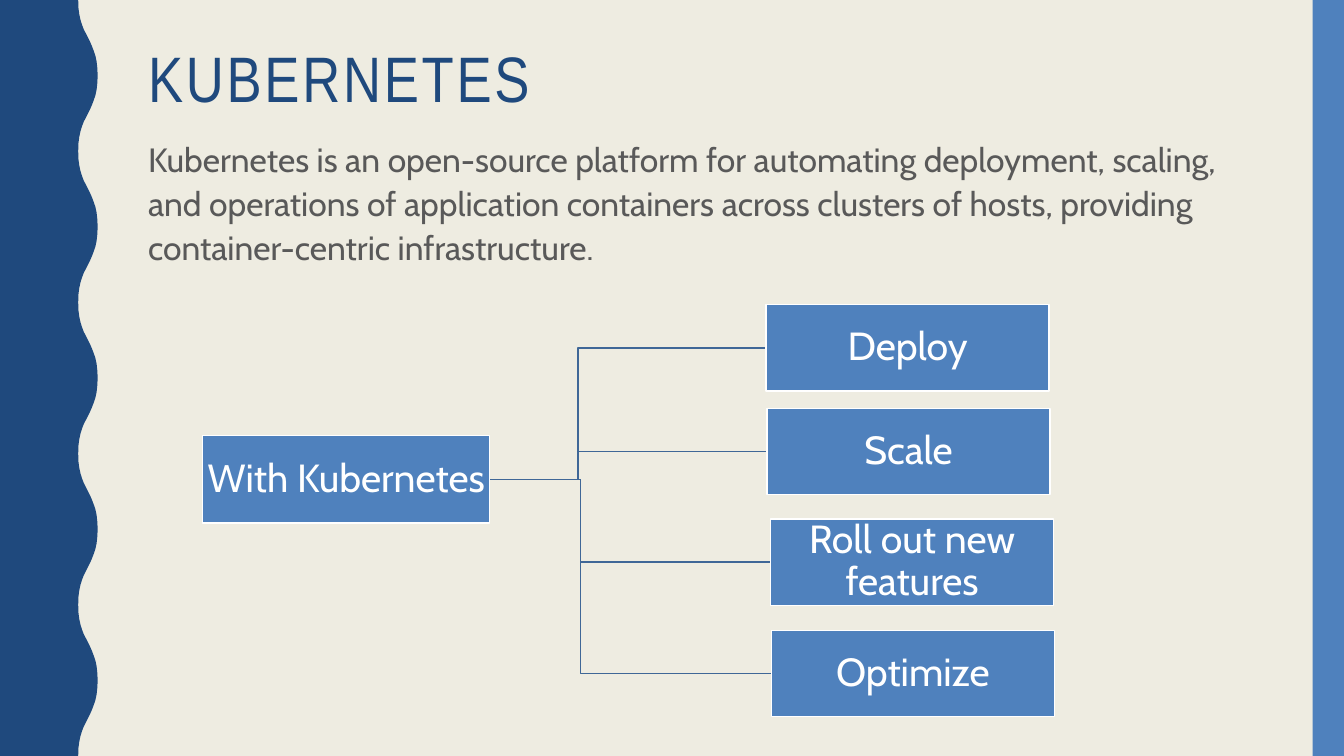
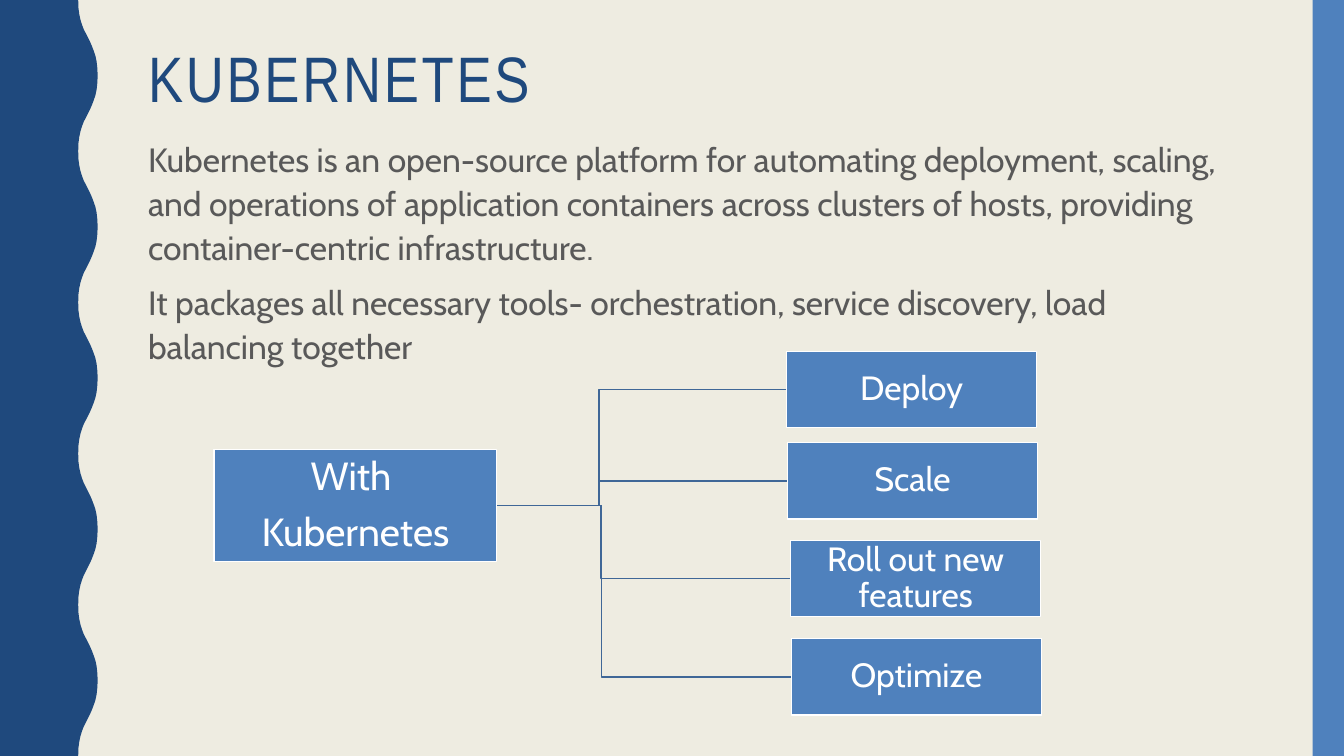
Before and after one commit to agsarthak/kubernets_datascience, a slide deck: slide 4 of Team9-ppt.pptx (slide 3 before the commit). Drawn at 1344x756 pixels with LibreOffice and Linux fonts; fonts in the diff are those of the drawing. Boxes give left, top, right and bottom in pixels: in the first picture for what was removed or moved away, otherwise in the second. Text is boxed around its words. In the diff, an @@ line names an element or a change of style, - is before the commit and + after.

```diff
--- a/Team9-ppt.pptx
+++ b/Team9-ppt.pptx
@@ text at (148, 290, 1106, 367): paragraph added @@
+It packages all necessary tools- orchestration, service discovery, load balancing together
@@ size 28 to 24 pt; less space between paragraphs in 4 elements at (851, 663, 983, 695), (827, 546, 1004, 608), (875, 466, 951, 492), (860, 375, 963, 408) @@
@@ text "Deploy": place and size @@
-text "Deploy" at (848, 330, 968, 370)
+text "Deploy" at (860, 375, 963, 408)
@@ rectangle: place and size @@
-rectangle at (766, 304, 1050, 391)
+rectangle at (786, 352, 1036, 429)
@@ freeform shape: place and size @@
-freeform shape at (390, 348, 766, 479)
+freeform shape at (411, 389, 786, 505)
@@ text "Scale": place and size @@
-text "Scale" at (864, 434, 953, 465)
+text "Scale" at (875, 466, 951, 492)
@@ rectangle: place and size @@
-rectangle at (767, 408, 1051, 495)
+rectangle at (787, 443, 1037, 519)
@@ rectangle: place and size @@
-rectangle at (203, 436, 490, 523)
+rectangle at (214, 450, 496, 562)
@@ text at (262, 460, 450, 547): text changed @@
-With Kubernetes
+With
+Kubernetes
@@ freeform shape: place and size @@
-freeform shape at (390, 480, 771, 675)
+freeform shape at (411, 506, 791, 678)
@@ freeform shape: place and size @@
-freeform shape at (390, 480, 770, 563)
+freeform shape at (411, 506, 790, 579)
@@ freeform shape: place and size @@
-freeform shape at (390, 452, 767, 480)
+freeform shape at (411, 481, 787, 505)
@@ text "Roll out new features": place and size @@
-text "Roll out new features" at (809, 523, 1015, 596)
+text "Roll out new features" at (827, 546, 1004, 608)
@@ rectangle: place and size @@
-rectangle at (770, 519, 1054, 606)
+rectangle at (790, 540, 1041, 617)
@@ text "Optimize": place and size @@
-text "Optimize" at (836, 658, 990, 695)
+text "Optimize" at (851, 663, 983, 695)
@@ rectangle: place and size @@
-rectangle at (771, 630, 1055, 717)
+rectangle at (791, 639, 1042, 716)
```
Also in this commit, not shown: 3 other slides changed, 1 slide removed, 1 other file.
